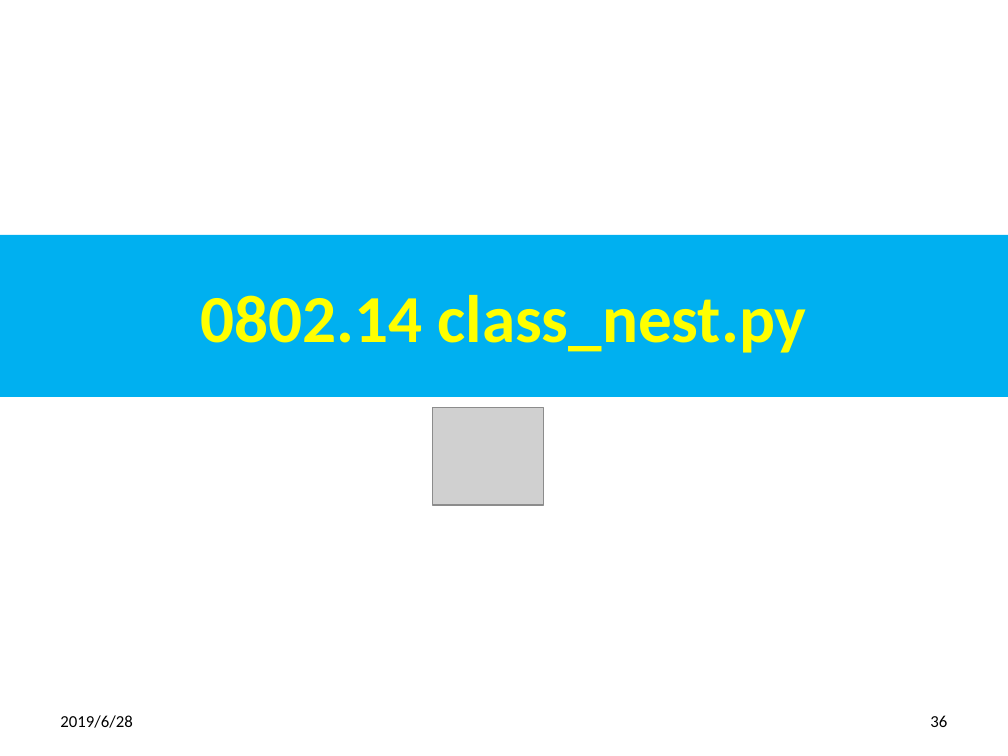
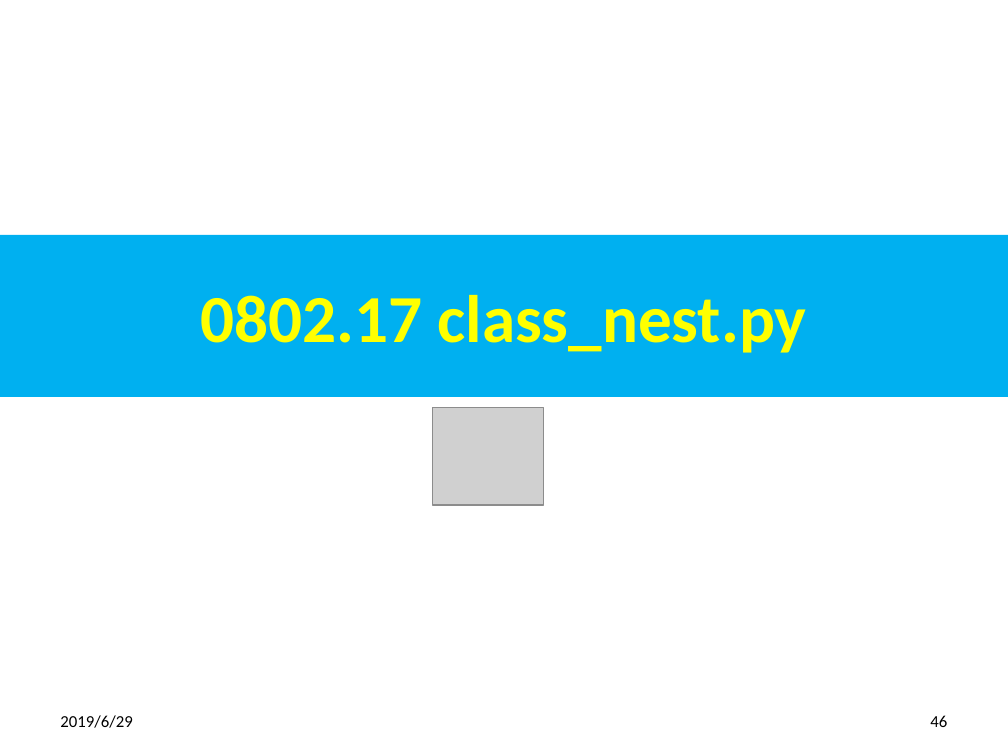
Before and after one commit to pchen0723/700-Python-Adv, a slide deck: slide 46 of 08_ModuleWrap/0802_Wrap.pptx (slide 36 before the commit). Drawn at 1008x756 pixels with LibreOffice and Linux fonts; fonts in the diff are those of the drawing; grey boxes stand for pictures. Boxes give left, top, right and bottom in pixels: in the first picture for what was removed or moved away, otherwise in the second. Text is boxed around its words. In the diff, an @@ line names an element or a change of style, - is before the commit and + after.

```diff
--- a/08_ModuleWrap/0802_Wrap.pptx
+++ b/08_ModuleWrap/0802_Wrap.pptx
@@ title at (200,295,807,353): text changed @@
-0802.14 class_nest.py
+0802.17 class_nest.py
@@ text at (60,715,132,728): text changed @@
-2019/6/28
+2019/6/29
@@ page number at (930,715,947,727): text changed @@
-36
+46
```
Also in this commit, not shown: 37 other slides changed, 18 slides added, 21 other files.
